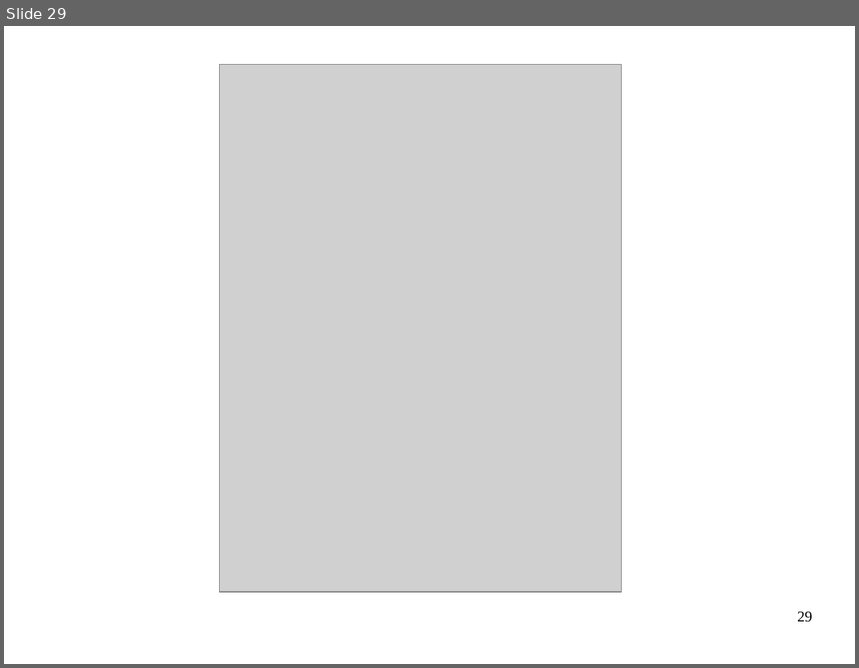
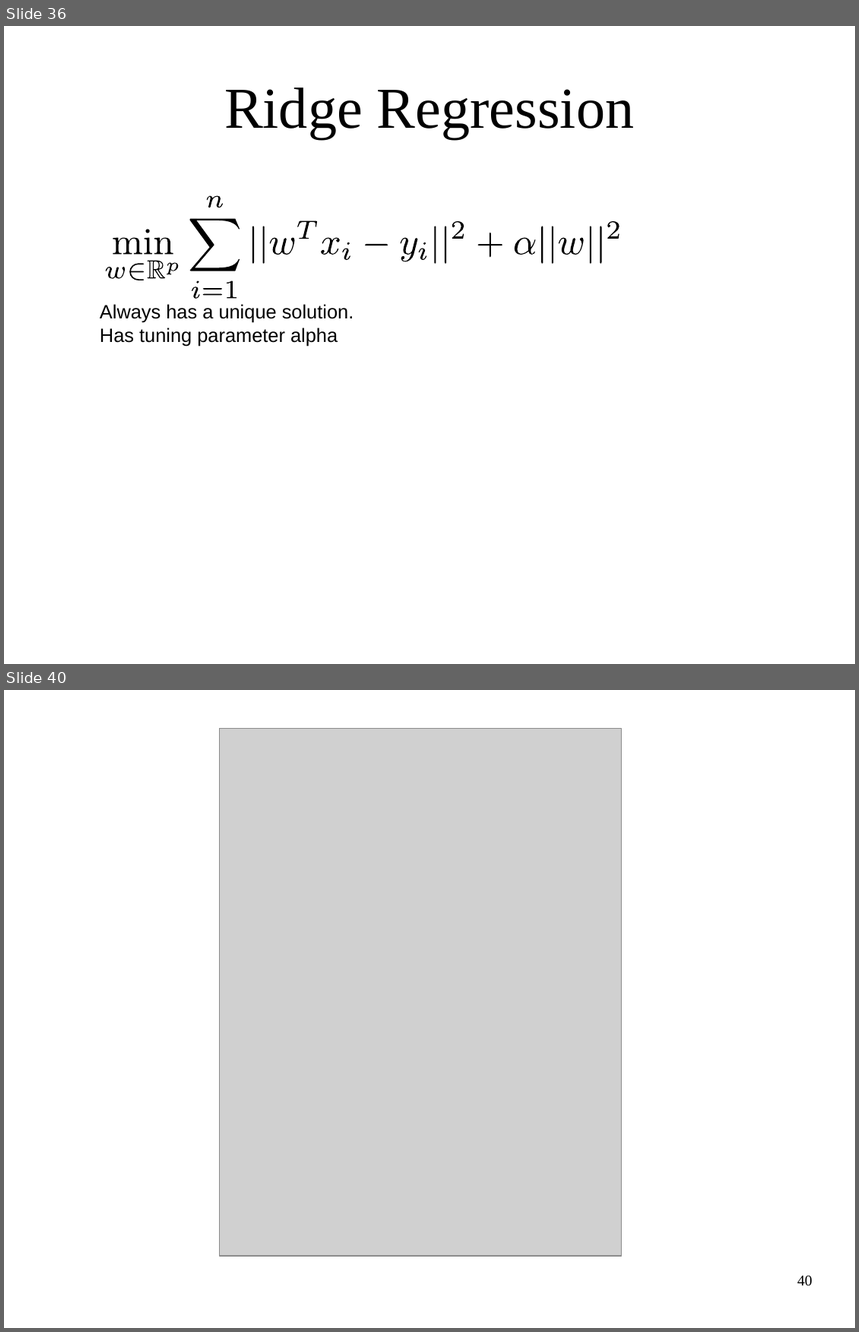
Before and after one commit to amueller/ml-workshop-1-of-4, a slide deck: intro-to-machine-learning-odsc-masterclass-2017.odp. Shown one above the other, each under a label of ours: slide 29 before the commit, slides 36 and 40 after it; the slides between them are not shown. The pictures are 859x668 and 859x1332 pixels, drawn with LibreOffice and Linux fonts; fonts in the diff are those of the drawing; grey boxes stand for pictures. Boxes give left, top, right and bottom in pixels: in the first picture for what was removed or moved away, otherwise in the second. Text is boxed around its words. In the diff, an @@ line names an element or a change of style, - is before the commit and + after.

Commit message:
add linear models for regression stuff

```diff
--- a/intro-to-machine-learning-odsc-masterclass-2017.odp
+++ b/intro-to-machine-learning-odsc-masterclass-2017.odp
@@ slide 36 added at (x1=4, y1=26, x2=855, y2=664), background #FFFFFF @@
@@ title added at (x1=224, y1=88, x2=634, y2=138), 54 pt, text #000000 @@
+Ridge Regression
@@ group added at (x1=106, y1=196, x2=620, y2=299): 32 freeform shapes @@
@@ text added at (x1=100, y1=304, x2=354, y2=346), 18 pt, text #000000 @@
+Always has a unique solution.
+Has tuning parameter alpha
@@ what was slide 29 is now slide 40 @@
@@ page number at (x1=797, y1=1276, x2=813, y2=1287): text changed @@
-29
+40
```
Also in this commit, not shown: 17 slides changed, 18 other slides added, 8 slides removed, 1 other file.
